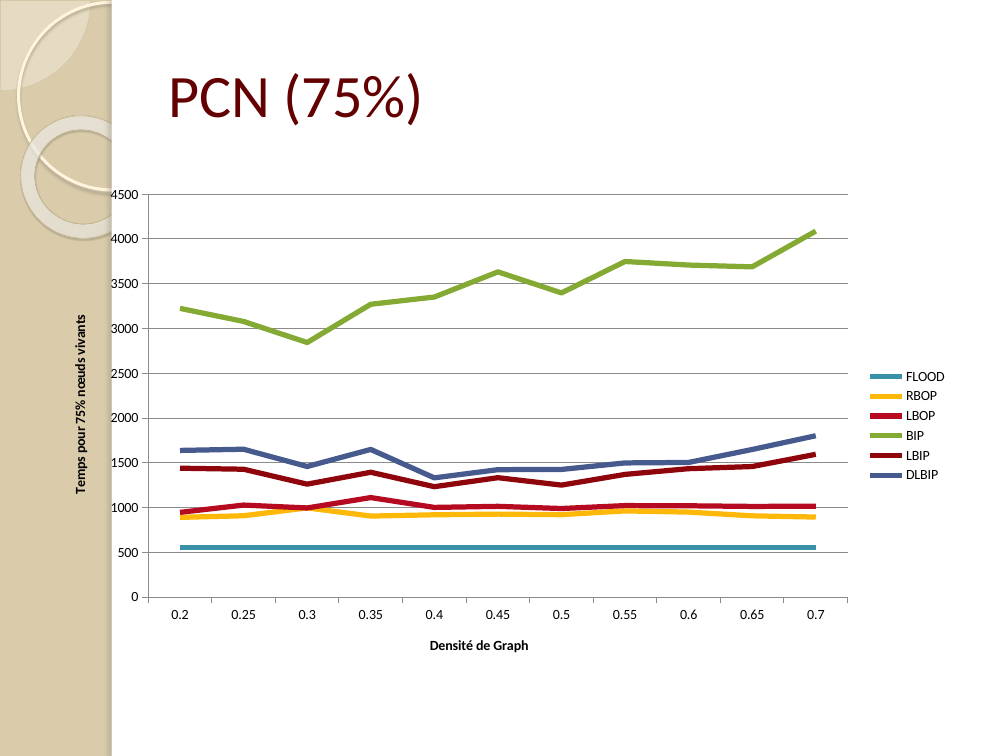
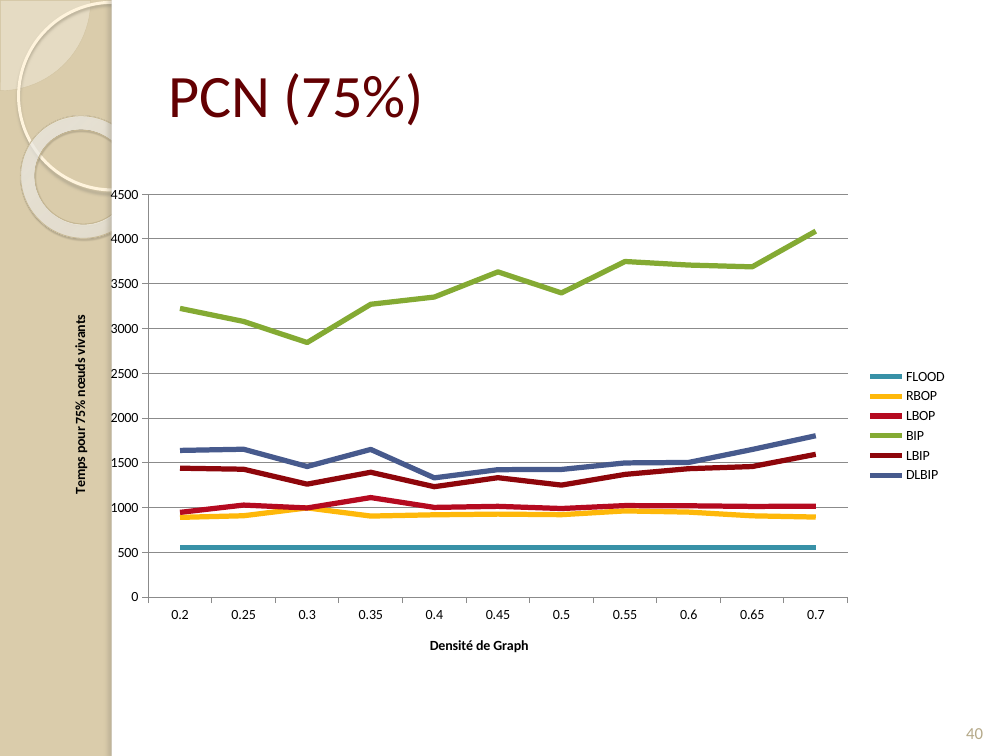
Before and after one commit to Patre/Energy-saving-in-sensors--networks, a slide deck: slide 40 of Redaction/Presentation/pres.pptx (slide 33 before the commit). Drawn at 1008x756 pixels with LibreOffice and Linux fonts; fonts in the diff are those of the drawing. Boxes give left, top, right and bottom in pixels: in the first picture for what was removed or moved away, otherwise in the second. Text is boxed around its words. In the diff, an @@ line names an element or a change of style, - is before the commit and + after.

```diff
--- a/Redaction/Presentation/pres.pptx
+++ b/Redaction/Presentation/pres.pptx
@@ page number added at (966,728,983,739), 12 pt, text #B6A98A @@
+40
```
Also in this commit, not shown: 9 other slides changed, 9 slides added, 1 slide removed.
